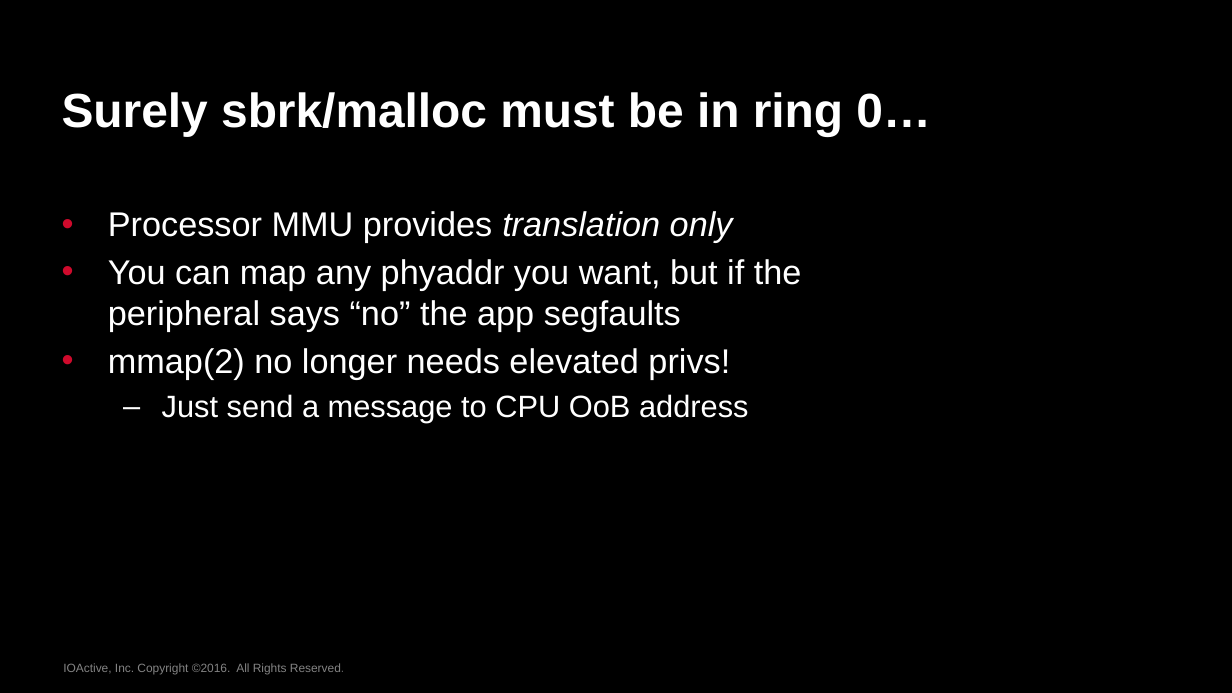
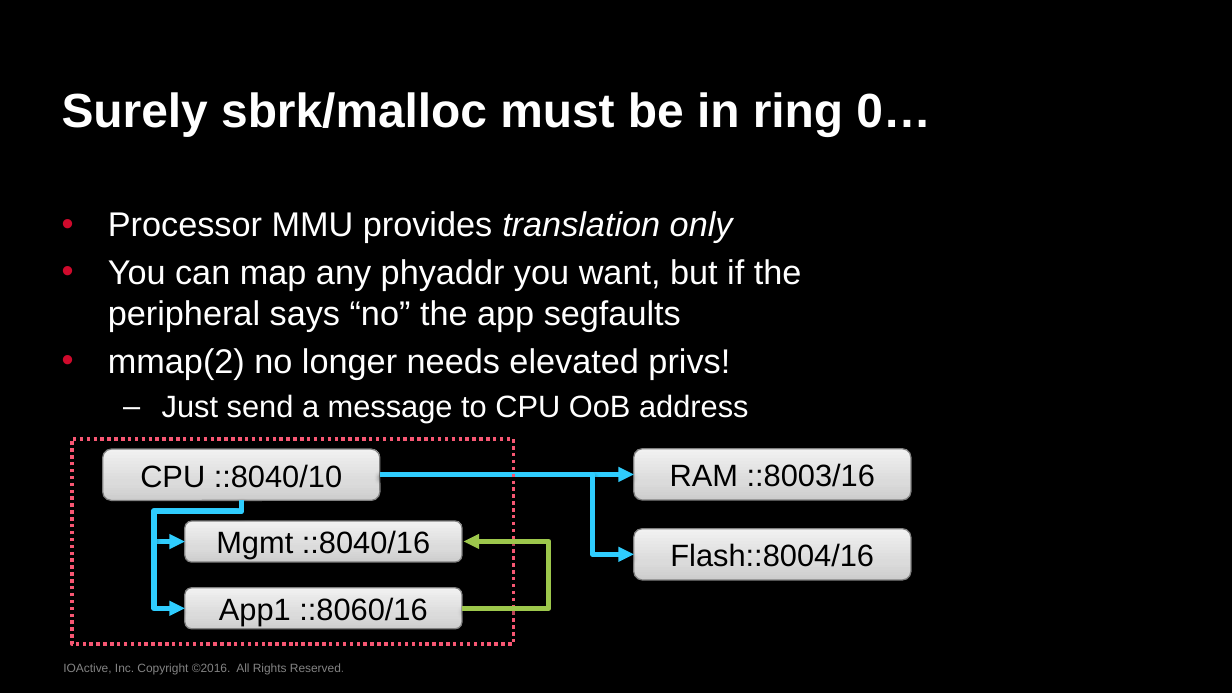
Before and after one commit to azonenberg/antikernel, a slide deck: slide 14 of doc/publications/ches2016/ches2016-antikernel-2.pptx (slide 13 before the commit). Drawn at 1232x693 pixels with LibreOffice and Linux fonts; fonts in the diff are those of the drawing; background and template pictures are left out. Boxes give left, top, right and bottom in pixels: in the first picture for what was removed or moved away, otherwise in the second. Text is boxed around its words. In the diff, an @@ line names an element or a change of style, - is before the commit and + after.

```diff
--- a/doc/publications/ches2016/ches2016-antikernel-2.pptx
+++ b/doc/publications/ches2016/ches2016-antikernel-2.pptx
@@ rectangle added at [71, 439, 513, 644], outline #F75773 2 pt dashed @@
@@ rounded rectangle added at [633, 448, 910, 500], fill gradient #CDCDCD to #DCDCDC to #F2F2F2, outline #808080 0.75 pt, 18 pt, text #000000 @@
+RAM ::8003/16
@@ rounded rectangle added at [102, 450, 379, 501], fill gradient #CDCDCD to #DCDCDC to #F2F2F2, outline #808080 0.75 pt, 18 pt, text #000000 @@
+CPU ::8040/10
@@ elbow arrow added from (379, 474) to (633, 474), #2FCDFE 3 pt @@
@@ elbow arrow added from (379, 474) to (633, 554), #2FCDFE 3 pt @@
@@ elbow arrow added from (241, 500) to (185, 542), #2FCDFE 3 pt @@
@@ elbow arrow added from (241, 500) to (185, 609), #2FCDFE 3 pt @@
@@ rounded rectangle added at [185, 521, 462, 562], fill gradient #CDCDCD to #DCDCDC to #F2F2F2, outline #808080 0.75 pt, 18 pt, text #000000 @@
+Mgmt ::8040/16
@@ rounded rectangle added at [633, 529, 910, 580], fill gradient #CDCDCD to #DCDCDC to #F2F2F2, outline #808080 0.75 pt, 18 pt, text #000000 @@
+Flash::8004/16
@@ elbow arrow added from (462, 609) to (463, 542), #9DC74C 3 pt @@
@@ rounded rectangle added at [185, 588, 462, 628], fill gradient #CDCDCD to #DCDCDC to #F2F2F2, outline #808080 0.75 pt, 18 pt, text #000000 @@
+App1 ::8060/16
```
Also in this commit, not shown: 3 other slides changed, 1 slide added.
